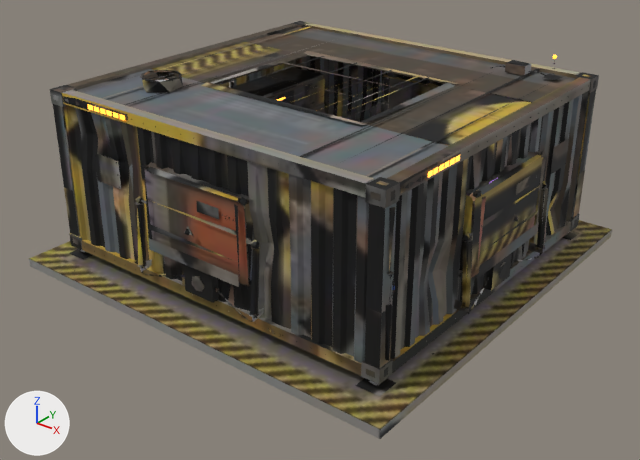
One commit to the glTF model jogo/assets/modelos/logistica/armazenagem/bau_grande.glb: the scene before it, then after it.
Both versions are drawn from a camera (50 mm lens) standing at (2.35, -3.02, 1.97) and looking at (0.05, -0.14, 0.18). The axes (+X, +Y, +Z) are drawn at lower left. The lights are the same throughout. The older version comes first. Where no turn or scale is listed for an object, it has been applied to the vertices. Vertices at exactly the same position are counted once.

The scene before the commit, as lines of its bpy script (objects in view):
```python
ob_bau_grande_corpo = bpy.data.objects.new('bau_grande_corpo', me_gr_tampa_001)
ob_bau_grande_corpo.location = (0.0, 0.867, 0.637)
ob_bau_grande_m0 = bpy.data.objects.new('bau_grande_m0', me_gr_tampa)
ob_bau_grande_m0.location = (0.0, -0.867, 0.637)
ob_bau_grande_m1 = bpy.data.objects.new('bau_grande_m1', me_gr_pistao_camisa)
ob_bau_grande_m1.location = (0.322, -0.887, 0.177)
ob_bau_grande_m5 = bpy.data.objects.new('bau_grande_m5', me_gr_tampa_002)
ob_bau_grande_m5.location = (0.907, 0.0, 0.637)
ob_bau_grande_m8 = bpy.data.objects.new('bau_grande_m8', me_gr_pistao_camisa_005)
ob_bau_grande_m8.location = (0.927, -0.322, 0.177)
```
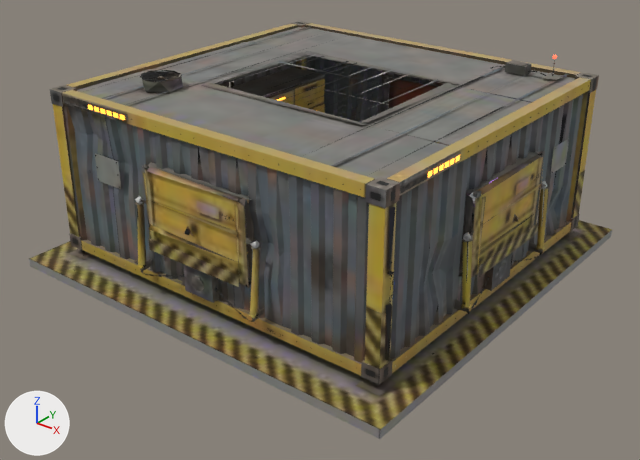
Boxes (x1, y1, x2, y2) around the edits, measured in the pictures (640 x 460 px; the box of a moved part takes in the faces that stretch with it):
'bau_grande_m5', reshaped
    before: (465, 155, 546, 278)
    after: (470, 155, 543, 278)
part 1 of me_gr_tampa_001, rebuilt
    before: (299, 69, 499, 157)
    after: (303, 65, 506, 156)
part 2 of me_gr_tampa_001, moved or reshaped
    before: (152, 59, 568, 334)
    after: (153, 54, 569, 333)
part 3 of me_gr_tampa_001, surface changed
    both: (30, 21, 610, 430)
part 4 of me_gr_tampa, moved or reshaped
    before: (144, 174, 152, 239)
    after: (143, 172, 151, 239)
part 5 of me_gr_tampa, surface changed
    both: (140, 166, 252, 287)
part 6 of me_gr_tampa_002, moved or reshaped
    before: (465, 158, 546, 251)
    after: (470, 172, 543, 256)
part 7 of me_gr_tampa_002, surface changed (black to yellow)
    both: (471, 155, 543, 278)
part 8 of me_gr_pistao_camisa, surface changed (black to yellow)
    both: (249, 246, 260, 319)
part 9 of me_gr_pistao_camisa_005, surface changed (brown to yellow)
    both: (461, 239, 473, 309)

Patch to the scene script:
```diff
--- a/jogo/assets/modelos/logistica/armazenagem/bau_grande.glb.py
+++ b/jogo/assets/modelos/logistica/armazenagem/bau_grande.glb.py
@@ me_gr_tampa_001 @@
-me_gr_tampa_001.from_pydata(...)  # 4420 vertices, 3963 faces; spans x -1.0..1.0, y -1.87..0.13, z -0.64..0.29
+me_gr_tampa_001.from_pydata(...)  # 4419 vertices, 3963 faces; spans x -1.0..1.0, y -1.87..0.13, z -0.64..0.29
+# me_gr_tampa_001 part 1: the loose piece of 3 vertices spanning x 0.46..0.48, y -1.65..-0.08, z 0.2 is rebuilt with 3 vertices and now spans x 0.46..0.48, y -1.65..-0.08, z 0.2
+# me_gr_tampa_001 part 2: 53 vertices moved from x -0.85..0.86, y -1.73..-0.02, z -0.58..0.29 to x -0.86..0.86, y -1.73..-0.02, z -0.58..0.24; 49 vertices removed from x -0.92..0.88, y -1.71..-0.02, z -0.58..0.24; 48 vertices added at x -0.87..0.89, y -1.71..-0.02, z -0.59..0.24
+# me_gr_tampa_001 part 3: 3728 kept faces spanning x -1.0..1.0, y -1.87..0.13, z -0.64..0.29 get new texture (UV) coordinates
+# other edits to the shape of me_gr_tampa_001 do not show in these pictures
 me_gr_tampa_001.materials.append(mat_bau_grande_tex)
@@ me_gr_tampa @@
 me_gr_tampa.from_pydata(...)  # 86 vertices, 67 faces; spans x -0.335..0.335, y -0.053..0.013, z -0.359..0.007
-me_gr_tampa.vertices[13].co = (-0.251, -0.019, -0.011)  # pixel (144, 172)
-me_gr_tampa.vertices[14].co = (-0.24, -0.017, -0.359)  # pixel (153, 250)
-me_gr_tampa.vertices[15].co = (-0.263, -0.022, -0.359)  # pixel (149, 249)
+# me_gr_tampa part 4
+me_gr_tampa.vertices[13].co = (-0.24, -0.022, -0.011)  # pixel (145, 173)
+me_gr_tampa.vertices[14].co = (-0.251, -0.019, -0.359)  # pixel (151, 250)
+me_gr_tampa.vertices[15].co = (-0.263, -0.017, -0.011)  # pixel (142, 171)
+# me_gr_tampa part 5: 67 kept faces spanning x -0.335..0.335, y -0.053..0.013, z -0.359..0.007 get new texture (UV) coordinates
 me_gr_tampa.materials.append(mat_bau_grande_tex)
@@ me_gr_tampa_002 @@
 me_gr_tampa_002.from_pydata(...)  # 101 vertices, 82 faces; spans x -0.013..0.053, y -0.335..0.335, z -0.359..0.007
+# me_gr_tampa_002 part 6: 17 of 101 vertices moved; they spanned x -0.007..0.022, y -0.335..0.309, z -0.359..-0.011 and now span x -0.007..0.022, y -0.335..0.309, z -0.359..-0.011; mean shift (0.0, 0.002, -0.02); largest move (0.007, 0.309, -0.156) -> (0.004, -0.276, -0.146)
+# me_gr_tampa_002 part 7: 77 kept faces spanning x -0.013..0.053, y -0.335..0.33, z -0.359..0.007 get new texture (UV) coordinates
 me_gr_tampa_002.materials.append(mat_bau_grande_tex)
@@ me_gr_pistao_camisa @@
 me_gr_pistao_camisa.from_pydata(...)  # 20 vertices, 23 faces; spans x -0.024..0.024, y -0.017..0.041, z -0.001..0.291
+# me_gr_pistao_camisa part 8: texture (UV) coordinates of 23 of 23 faces, centred in x -0.016..0.016, y -0.014..0.027, z 0.004..0.289, changed; they spanned u 0.04..0.92, v 0.01..0.95 and now span u 0.21..0.92, v 0.21..0.95
 me_gr_pistao_camisa.materials.append(mat_bau_grande_tex)
@@ me_gr_pistao_camisa_005 @@
 me_gr_pistao_camisa_005.from_pydata(...)  # 20 vertices, 23 faces; spans x -0.041..0.017, y -0.024..0.024, z -0.001..0.291
+# me_gr_pistao_camisa_005 part 9: texture (UV) coordinates of 23 of 23 faces, centred in x -0.027..0.014, y -0.016..0.016, z 0.004..0.289, changed; they spanned u 0.19..0.92, v 0.05..0.95 and now span u 0.18..0.92, v 0.24..0.95
 me_gr_pistao_camisa_005.materials.append(mat_bau_grande_tex)
```
